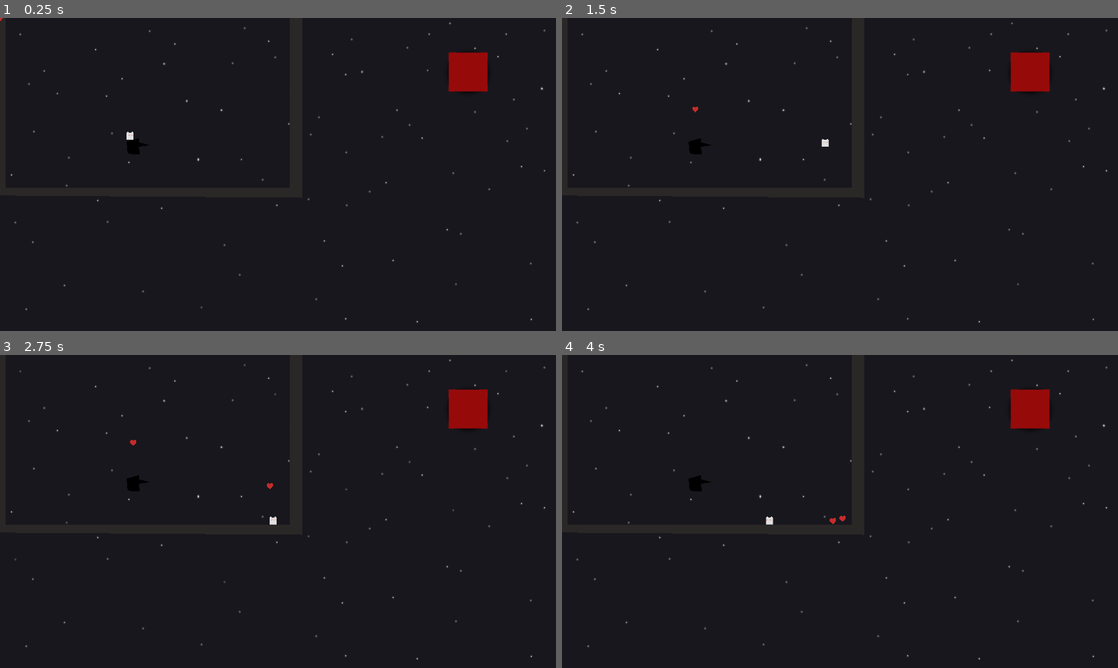
Above: before the commit, frames 1-4 (two rows, left to right).
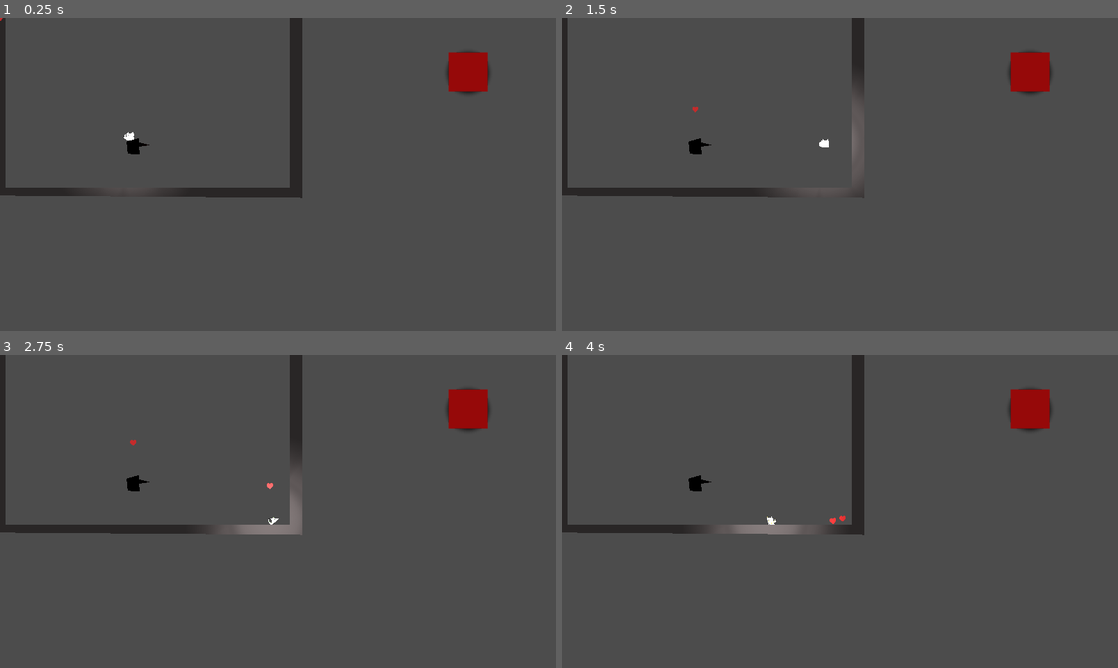
Above: after the commit, the same moments.

Repository: Chris-Qinn/Wolf-2
Game: Godot game, scene res://GameLevel.tscn
Same seed, same stepped clock (60 frames per second), same inputs: the game is played once before the commit and once after it.
Inputs (mouse positions are in pixels of both pictures, inside the frame that each line leads up to):
- Up to frame 1 (0.25 s): no input
- Up to frame 2 (1.5 s): move the mouse to (962, 158) at 0.52 s; hold D (key_right) 0.53-1.28 s; hold Space (jump) 0.53-1.28 s; tap Shift (dash) at 0.6 s; move the mouse to (728, 190) at 1.27 s; hold S (key_down) from 1.28 s (still down); tap Space (jump) at 1.35 s
- Up to frame 3 (2.75 s): tap Space (jump) at 1.52, 1.82, 2.3 s; tap Shift (dash) at 1.55 s; move the mouse to (333, 442) at 2.02 s; release S (key_down) at 2.03 s; hold D (key_right) from 2.03 s (still down); hold Right mouse button (bounce) from 2.03 s (still down)
- Up to frame 4 (4 s): move the mouse to (812, 574) at 2.77 s; release D (key_right) at 2.78 s; release Right mouse button (bounce) at 2.78 s; hold W (key_up) 2.78-3.53 s; tap Shift (dash) at 2.85, 3.6 s; tap Space (jump) at 3.02, 3.32 s; move the mouse to (1006, 558) at 3.52 s; hold A (key_left) from 3.53 s (still down); hold Space (jump) from 3.53 s (still down)

The runs differ from the first frame. In frame 1, 96% of the frame differs, in the area x 0-100%, y 0-100%; in frame 2, 97%; in frame 3, 97%; in frame 4, 96%.

Commit message:
THere's bloom? also michael bloomberg has shown up and he looks like a wolf. Get it? Political joke ALso, you can sometimes fall through the floor if you wallhug for long enough. Brownie to whoever figures out how the fuck that happens

Diff:
--- a/GameLevel.tscn
+++ b/GameLevel.tscn
@@ -35,10 +35,7 @@
 show_behind_parent = true
 position = Vector2( 15.4868, 0 )
 
-[node name="stars" parent="." instance=ExtResource( 4 )]
-show_behind_parent = true
-
-[node name="ambientSFX" type="AudioStreamPlayer" parent="."]
+[node name="AudioStreamPlayer" type="AudioStreamPlayer" parent="."]
 stream = ExtResource( 5 )
 autoplay = true
 
--- a/SandBox.tscn
+++ b/SandBox.tscn
@@ -1,13 +1,34 @@
-[gd_scene load_steps=3 format=2]
+[gd_scene load_steps=7 format=2]
 
 [ext_resource path="res://gimpassets/Mock_Level.png" type="Texture" id=1]
 [ext_resource path="res://Wolf.tscn" type="PackedScene" id=2]
+[ext_resource path="res://Lighting/light.png" type="Texture" id=3]
+
+[sub_resource type="Environment" id=1]
+background_mode = 4
+ambient_light_color = Color( 1, 1, 1, 1 )
+glow_enabled = true
+glow_intensity = 2.06
+glow_strength = 0.46
+glow_bloom = 0.1
+glow_blend_mode = 0
+glow_hdr_threshold = 0.93
+adjustment_enabled = true
+
+[sub_resource type="OccluderPolygon2D" id=3]
+polygon = PoolVector2Array( 1784.71, 482.925, 1580.17, 482.925, 1584.07, 184.879, 1841.21, 198.515, 1823.67, 225.787, 1628.87, 239.423, 1623.03, 336.824, 1755.49, 348.512, 1751.6, 371.888, 1617.18, 377.732, 1617.18, 440.069, 1815.88, 440.069 )
+
+[sub_resource type="CanvasItemMaterial" id=2]
+blend_mode = 1
 
 [node name="SandBoxLevel" type="Node2D"]
 
 [node name="Sprite" type="Sprite" parent="."]
 texture = ExtResource( 1 )
 centered = false
+
+[node name="WorldEnvironment" type="WorldEnvironment" parent="."]
+environment = SubResource( 1 )
 
 [node name="KinematicBody2D" type="KinematicBody2D" parent="."]
 
@@ -68,11 +89,28 @@
 [node name="CollisionPolygon2D10" type="CollisionPolygon2D" parent="KinematicBody2D"]
 polygon = PoolVector2Array( 907.307, 1076.32, 909.891, 353.894, 1105.04, 356.478, 1103.74, 365.525, 915.061, 365.525, 917.646, 481.837, 1366.09, 481.837, 1366.09, 489.591, 915.061, 490.883 )
 
+[node name="CollisionPolygon2D14" type="CollisionPolygon2D" parent="KinematicBody2D"]
+polygon = PoolVector2Array( 1920, 0, 1920, 1080, 2174.8, 457.9 )
+
 [node name="CollisionPolygon2D13" type="CollisionPolygon2D" parent="KinematicBody2D"]
 polygon = PoolVector2Array( 1788.69, 465.279, 1788.15, 474.465, 1601.18, 472.844, 1602.27, 209.688, 1818.41, 208.608, 1818.41, 216.173, 1607.67, 215.092, 1607.67, 353.424, 1724.39, 353.424, 1724.39, 356.666, 1607.67, 357.207, 1607.13, 466.359 )
 
-[node name="CollisionPolygon2D14" type="CollisionPolygon2D" parent="KinematicBody2D"]
-polygon = PoolVector2Array( 1920, 0, 1920, 1080, 2174.8, 457.9 )
+[node name="LightOccluder2D" type="LightOccluder2D" parent="KinematicBody2D"]
+occluder = SubResource( 3 )
+__meta__ = {
+"_editor_description_": ""
+}
+
+[node name="Light2D" type="Light2D" parent="."]
+visible = false
+material = SubResource( 2 )
+position = Vector2( 613.113, 498.283 )
+scale = Vector2( 0.223035, 0.223035 )
+texture = ExtResource( 3 )
+color = Color( 0.941176, 0.952941, 0.913725, 1 )
+energy = 3.73
+range_height = 2.4
+shadow_enabled = true
 
 [node name="Node2D" parent="." instance=ExtResource( 2 )]
-position = Vector2( 328.6, 352.717 )
+position = Vector2( 109.418, 960.19 )
--- a/Wolf.tscn
+++ b/Wolf.tscn
@@ -1,19 +1,52 @@
-[gd_scene load_steps=6 format=2]
+[gd_scene load_steps=11 format=2]
 
-[ext_resource path="res://Photos/pixil-frame-0(1).png" type="Texture" id=1]
-[ext_resource path="res://Photos/pixil-frame-1.png" type="Texture" id=2]
+[ext_resource path="res://gimpassets/greenplaceholder.png" type="Texture" id=1]
+[ext_resource path="res://gimpassets/whiteplaceholder.png" type="Texture" id=2]
 [ext_resource path="res://scripts/Wolf_Movement.gd" type="Script" id=3]
+[ext_resource path="res://gimpassets/pinkplaceholder.png" type="Texture" id=4]
+[ext_resource path="res://gimpassets/yellowplaceholder.png" type="Texture" id=5]
+[ext_resource path="res://Lighting/light.png" type="Texture" id=6]
 
 [sub_resource type="RectangleShape2D" id=1]
 extents = Vector2( 11.9927, 12.3063 )
 
 [sub_resource type="SpriteFrames" id=2]
 animations = [ {
-"frames": [ ExtResource( 2 ), ExtResource( 1 ) ],
+"frames": [ ExtResource( 1 ) ],
 "loop": true,
-"name": "move",
+"name": "green",
+"speed": 5.0
+}, {
+"frames": [ ExtResource( 4 ) ],
+"loop": true,
+"name": "pink",
+"speed": 5.0
+}, {
+"frames": [ ExtResource( 2 ) ],
+"loop": true,
+"name": "white",
 "speed": 2.0
+}, {
+"frames": [ ExtResource( 5 ) ],
+"loop": true,
+"name": "yellow",
+"speed": 5.0
 } ]
+
+[sub_resource type="CanvasItemMaterial" id=3]
+blend_mode = 1
+light_mode = 2
+particles_animation = true
+particles_anim_h_frames = 1
+particles_anim_v_frames = 1
+particles_anim_loop = false
+
+[sub_resource type="CanvasItemMaterial" id=4]
+blend_mode = 1
+particles_animation = true
+particles_anim_h_frames = 1
+particles_anim_v_frames = 1
+particles_anim_loop = true
 
 [node name="Node2D" type="Node2D"]
 
@@ -24,12 +57,38 @@
 shape = SubResource( 1 )
 
 [node name="WolfSprite" type="AnimatedSprite" parent="KinematicBody2D"]
+scale = Vector2( 0.389014, 0.389014 )
 frames = SubResource( 2 )
-animation = "move"
+animation = "white"
 playing = true
 
-[node name="Light2D" type="Light2D" parent="KinematicBody2D"]
-position = Vector2( -0.0325127, 0.0554707 )
-scale = Vector2( 0.0118082, 24.4839 )
-texture_scale = 29.33
+[node name="Polygon2D" type="Polygon2D" parent="KinematicBody2D/WolfSprite"]
+visible = false
+self_modulate = Color( 1, 1, 1, 0.509804 )
+show_behind_parent = true
+material = SubResource( 3 )
+polygon = PoolVector2Array( -36.8428, -26.6318, -36.8428, -18.4209, -43.0564, -18.4209, -55.2618, -8.21281, -58.1467, 22.4115, -53.4865, 29.9566, -36.8428, 36.1703, -34.6236, 40.3867, 38.3865, 39.9428, 38.8304, -27.2975, 33.5044, -28.8509, 33.2825, -46.1603, 27.2908, -45.4946, 11.9786, -30.4044, -2.66782, -28.8509, -6.6623, -38.3933, -17.7581, -44.6069, -23.9717, -45.4946, -28.1881, -29.7386 )
+
+[node name="WolfSprite2" type="AnimatedSprite" parent="KinematicBody2D/WolfSprite"]
+visible = false
+self_modulate = Color( 1, 1, 0.776471, 0.466667 )
+show_behind_parent = true
+material = SubResource( 4 )
+scale = Vector2( 1.5, 1.5 )
+frames = SubResource( 2 )
+animation = "white"
+playing = true
+
+[node name="Polygon2D" type="Polygon2D" parent="KinematicBody2D/WolfSprite/WolfSprite2"]
+visible = false
+self_modulate = Color( 1, 1, 1, 0.509804 )
+show_behind_parent = true
+material = SubResource( 3 )
+polygon = PoolVector2Array( -36.8428, -26.6318, -36.8428, -18.4209, -43.0564, -18.4209, -55.2618, -8.21281, -58.1467, 22.4115, -53.4865, 29.9566, -36.8428, 36.1703, -34.6236, 40.3867, 38.3865, 39.9428, 38.8304, -27.2975, 33.5044, -28.8509, 33.2825, -46.1603, 27.2908, -45.4946, 11.9786, -30.4044, -2.66782, -28.8509, -6.6623, -38.3933, -17.7581, -44.6069, -23.9717, -45.4946, -28.1881, -29.7386 )
+
+[node name="Light2D" type="Light2D" parent="KinematicBody2D/WolfSprite"]
+show_behind_parent = true
+texture = ExtResource( 6 )
+texture_scale = 1.5
+energy = 1.53
 shadow_enabled = true
--- a/project.godot
+++ b/project.godot
@@ -92,6 +92,5 @@
 
 [rendering]
 
-quality/intended_usage/framebuffer_allocation=0
-quality/intended_usage/framebuffer_allocation.mobile=0
+quality/intended_usage/framebuffer_allocation.mobile=2
 environment/default_environment="res://default_env.tres"
--- a/scripts/Wolf_Movement.gd
+++ b/scripts/Wolf_Movement.gd
@@ -43,12 +43,16 @@
 func change_wolf(colour):
 	if colour == "white":
 		wolf = "white"
-	elif colour == "blue":
-		wolf = "blue"
+		$WolfSprite.animation = "white"
+	elif colour == "green":
+		wolf = "green"
+		$WolfSprite.animation = "green"
 	elif colour == "yellow":
 		wolf = "yellow"
+		$WolfSprite.animation = "yellow"
 	elif colour == "pink":
 		wolf = "pink"
+		$WolfSprite.animation = "pink"
 
 
 # Update controls somewhat
@@ -257,6 +261,8 @@
 	elif state == "leftwalling" or state == "rightwalling":
 		# Only slide slightly
 		velocity.y = 0.5 * 30 * delta
+		velocity.x += acceleration.x * 1 * delta
+		velocity.x = min( max( -1.5, velocity.x ), 1.5 )
 
 	if state != "grounded":
 		velocity.x *= 1.6
@@ -343,6 +349,8 @@
 			else:
 				velocity.x = 0;
 				velocity.y = 0;
+	elif state == "rightwalling" or state == "leftwalling" or state == "grounded":
+		state = "falling"
 
 #	else:
 #		is_on_surface = false;
--- a/starryskies.tscn
+++ b/starryskies.tscn
@@ -128,60 +128,59 @@
 playing = true
 
 [node name="biggerstarrysky1" type="Sprite" parent="sky"]
-position = Vector2( 965.344, 553.634 )
-scale = Vector2( 0.471359, 0.512624 )
+position = Vector2( 953.589, 558.606 )
+scale = Vector2( 0.46562, 0.517228 )
 texture = ExtResource( 1 )
 
 [node name="twinkle1" type="AnimatedSprite" parent="sky/biggerstarrysky1"]
 frames = SubResource( 2 )
-frame = 23
+frame = 18
 playing = true
 
 [node name="twinkle2" type="AnimatedSprite" parent="sky/biggerstarrysky1"]
 frames = SubResource( 3 )
-frame = 23
 playing = true
 
 [node name="twinle3" type="AnimatedSprite" parent="sky/biggerstarrysky1"]
 frames = SubResource( 4 )
+frame = 24
 playing = true
 
 [node name="twinkle4" type="AnimatedSprite" parent="sky/biggerstarrysky1"]
 frames = SubResource( 5 )
-frame = 13
+frame = 24
 playing = true
 
 [node name="twinkle5" type="AnimatedSprite" parent="sky/biggerstarrysky1"]
 frames = SubResource( 6 )
-frame = 8
+frame = 38
 playing = true
 
 [node name="twinkle6" type="AnimatedSprite" parent="sky/biggerstarrysky1"]
 frames = SubResource( 7 )
-frame = 22
+frame = 13
 playing = true
 
 [node name="twinkle7" type="AnimatedSprite" parent="sky/biggerstarrysky1"]
 frames = SubResource( 8 )
-frame = 15
+frame = 46
 playing = true
 
 [node name="twinkle8" type="AnimatedSprite" parent="sky/biggerstarrysky1"]
 frames = SubResource( 9 )
-frame = 9
+frame = 4
 playing = true
 
 [node name="twinkle9" type="AnimatedSprite" parent="sky/biggerstarrysky1"]
 frames = SubResource( 10 )
-frame = 22
+frame = 23
 playing = true
 
 [node name="twinkle10" type="AnimatedSprite" parent="sky/biggerstarrysky1"]
 frames = SubResource( 11 )
-frame = 20
+frame = 21
 playing = true
 
 [node name="twinkle11" type="AnimatedSprite" parent="sky/biggerstarrysky1"]
 frames = SubResource( 12 )
-frame = 5
 playing = true
Binary file added: Lighting/light.png
Not shown, added: Lighting/light.png.import
Not shown, changed: Photos/background.png.import
Not shown, added: Photos/background_crack.png.import
Not shown, added: Photos/background_rocky.png.import
Not shown, changed: Photos/dirt_chunk.png.import
Not shown, added: Photos/dirt_stackable_chunk-pixilart.png.import
Not shown, added: Photos/grass_chunk-pixilart.png.import
Not shown, changed: Photos/ground_block.png.import
Not shown, added: Photos/icon.png.import
Not shown, changed: Photos/pixil-frame-0(1).png.import
Not shown, added: Photos/pixil-frame-1.png.import
(and 7 more such lines)
